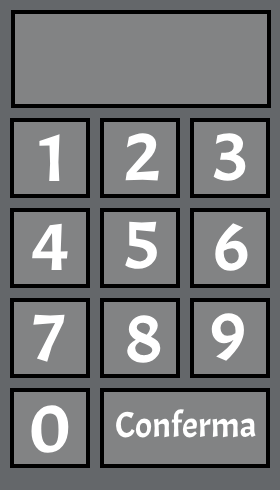
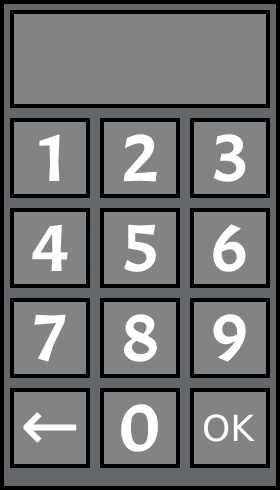
Revision of a layered 280 × 490 image; what changed, layer by layer:
removed layer "0" over (x1=31, y1=405, x2=69, y2=453)
removed layer "9" over (x1=211, y1=313, x2=244, y2=361)
removed layer "8" over (x1=127, y1=315, x2=161, y2=363)
removed layer "7" over (x1=33, y1=314, x2=65, y2=362)
removed layer "4" over (x1=32, y1=223, x2=68, y2=270)
removed layer "5" over (x1=125, y1=221, x2=157, y2=269)
removed layer "6" over (x1=215, y1=223, x2=248, y2=271)
removed layer "3" over (x1=213, y1=133, x2=246, y2=181)
removed layer "2" over (x1=125, y1=133, x2=159, y2=181)
removed layer "Livello 9" over (x1=26, y1=133, x2=256, y2=453)
added layer "Livello 19" above "Livello 18" over (x1=123, y1=133, x2=159, y2=182)
renamed "Livello 8" to "Livello 18", painted on it over (x1=213, y1=133, x2=246, y2=182)
renamed "Livello 7" to "Livello 17", painted on it over (x1=32, y1=223, x2=68, y2=271)
renamed "Livello 2" to "Livello 16", moved it above "Livello 15", painted on it over (x1=124, y1=221, x2=157, y2=272)
removed layer "Conferma" over (x1=116, y1=409, x2=256, y2=438)
renamed "Livello 6" to "Livello 15", painted on it over (x1=213, y1=223, x2=248, y2=272)
renamed "Livello 4" to "Livello 14", moved it above "Livello 13", painted on it over (x1=33, y1=314, x2=66, y2=362)
renamed "Livello 5" to "Livello 13", painted on it over (x1=123, y1=314, x2=161, y2=363)
renamed "Livello 3" to "Livello 12", moved it above "Livello 21", painted on it over (x1=211, y1=313, x2=246, y2=362)
renamed "Livello 4 copy" to "Livello 21", painted on it over (x1=23, y1=405, x2=77, y2=453)
painted on "Livello 11" over (x1=116, y1=388, x2=280, y2=471)
added layer "Livello 22" above "Livello 1" over (x1=190, y1=392, x2=256, y2=464)
painted on "Livello 1" over (x1=0, y1=0, x2=280, y2=490)
